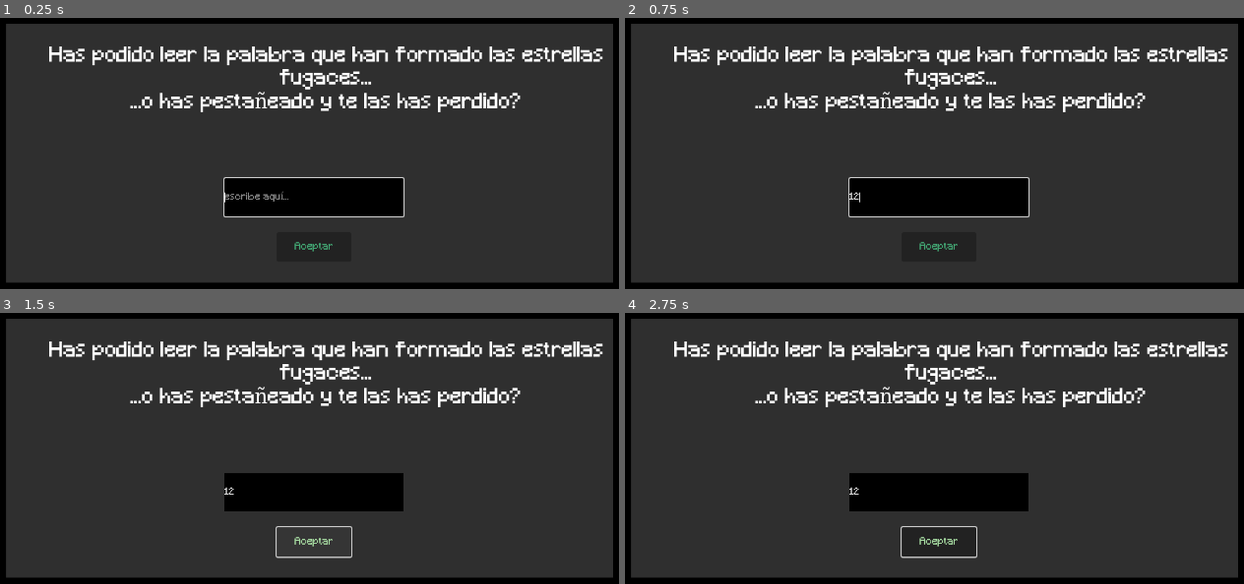
Above: before the commit, frames 1-4 (two rows, left to right).
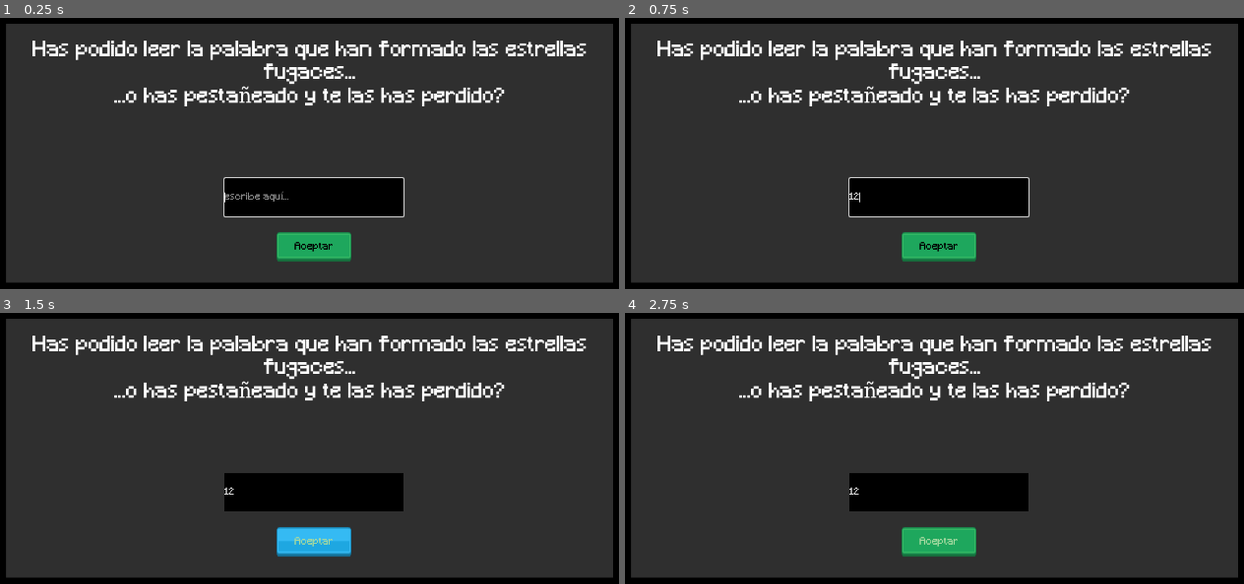
Above: after the commit, the same moments.

Repository: DEVizzent/mermelada-jam-2023
Game: Godot game, scene res://TypeWordAtEnd/type_word_at_end.tscn
The game is run twice, just before and just after one commit, with the same random seed, the same clock (stepped at 60 frames per second) and the same inputs. This scene is started directly instead of the project's main scene.
Inputs (mouse positions are in pixels of both pictures, inside the frame that each line leads up to):
- Up to frame 1 (0.25 s): no input
- Up to frame 2 (0.75 s): click (940, 196) at 0.52 s; type "12" at 0.6 s
- Up to frame 3 (1.5 s): click "Aceptar" at 1.25 s
- Up to frame 4 (2.75 s): tap Enter (ui_accept) at 2, 2.27 s; move the mouse to (1144, 421) at 2.02 s; hold Right (ui_right) from 2.03 s (still down); click (1144, 421) at 2.17 s

The runs differ from the first frame. In frame 1, 8.5% of the frame differs, in the area x 5-98%, y 8-90%; in frame 2, 8.5%; in frame 3, 8.6%, in the area x 5-98%, y 8-91%; in frame 4, 8.6%.

Commit message:
boton pantalla tipeo de texto ahora tb es del mismo theme

Diff:
--- a/TypeWordAtEnd/type_word_at_end.tscn
+++ b/TypeWordAtEnd/type_word_at_end.tscn
@@ -1,6 +1,7 @@
-[gd_scene load_steps=4 format=3 uid="uid://8l4e0feev8ra"]
+[gd_scene load_steps=5 format=3 uid="uid://8l4e0feev8ra"]
 
 [ext_resource type="Script" path="res://TypeWordAtEnd/type_word_at_end.gd" id="1_c8wdt"]
+[ext_resource type="Theme" uid="uid://cqwidxi43kv5d" path="res://ButtonTheme/new_theme1.tres" id="2_c31vg"]
 
 [sub_resource type="LabelSettings" id="LabelSettings_qclgm"]
 line_spacing = 3.055
@@ -22,10 +23,10 @@
 color = Color(0.184314, 0.184314, 0.184314, 1)
 
 [node name="Label" type="Label" parent="TypeWordAtEnd"]
-offset_left = 115.0
-offset_top = 195.0
-offset_right = 1106.0
-offset_bottom = 342.0
+offset_left = 93.0
+offset_top = 186.0
+offset_right = 1075.0
+offset_bottom = 320.0
 text = "Has podido leer la palabra que han formado las estrellas fugaces...
 ...o has pestañeado y te las has perdido?"
 label_settings = SubResource("LabelSettings_qclgm")
@@ -37,6 +38,7 @@
 offset_top = 498.0
 offset_right = 651.0
 offset_bottom = 546.0
+theme = ExtResource("2_c31vg")
 text = "Aceptar"
 
 [node name="LineEdit" type="LineEdit" parent="TypeWordAtEnd"]
